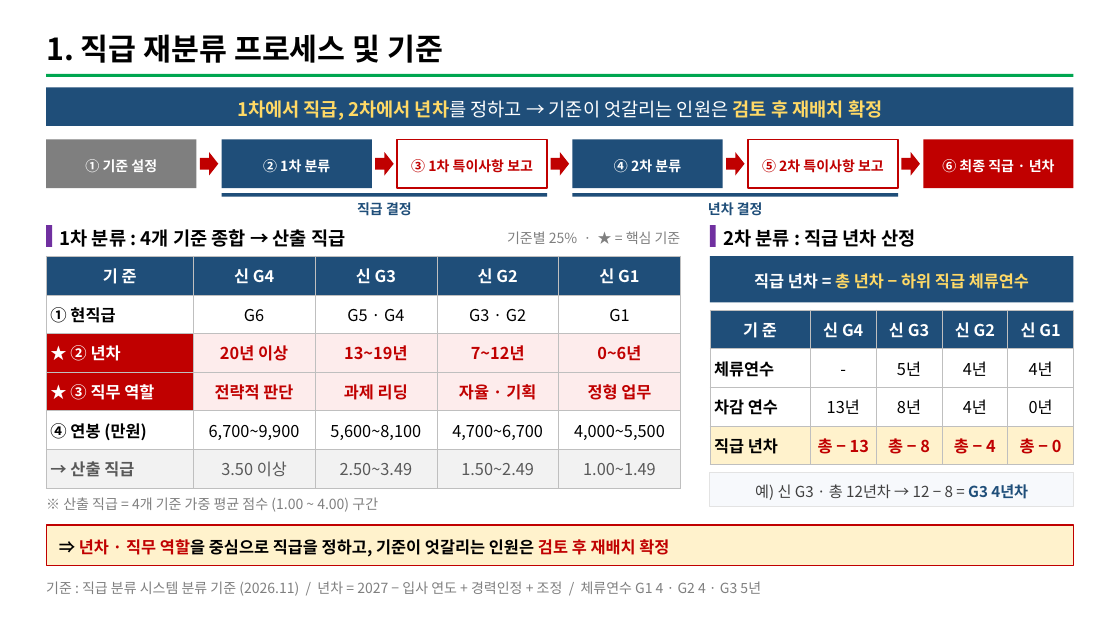
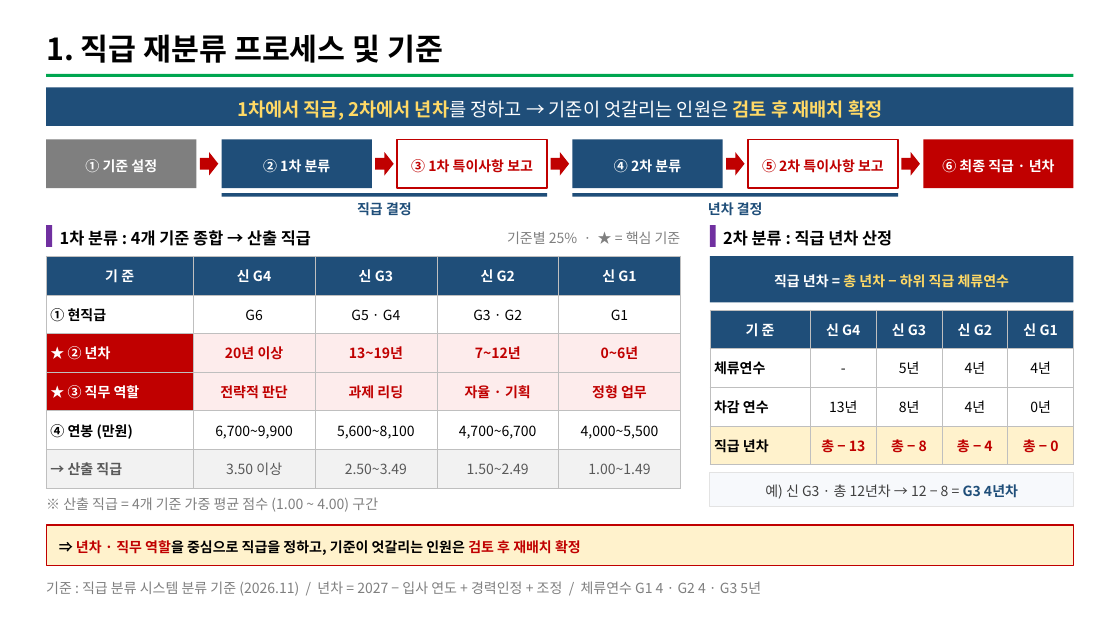
Before and after one commit to chosw9187-source/30agro, a slide deck: slide 2 of tools/grade2/report/직급재분류_결과보고(안).pptx. Drawn at 1120x630 pixels with LibreOffice and Linux fonts; fonts in the diff are those of the drawing. Boxes give left, top, right and bottom in pixels: in the first picture for what was removed or moved away, otherwise in the second. Text is boxed around its words. In the diff, an @@ line names an element or a change of style, - is before the commit and + after.

```diff
--- a/tools/grade2/report/직급재분류_결과보고(안).pptx
+++ b/tools/grade2/report/직급재분류_결과보고(안).pptx
@@ text "1차 분류 : 4개 기준 ..." at (60, 230, 311, 246): size 16 to 14 pt @@
@@ text "2차 분류 : 직급 년차 ..." at (723, 230, 892, 246): size 16 to 14 pt @@
@@ table at (46, 256, 681, 488) @@
@@ size 14 to 12 pt @@
@@ rectangle "직급 년차 = 총 년차 ..." at (710, 256, 1074, 302): size 14 to 12 pt @@
@@ table at (710, 310, 1073, 465) @@
@@ size 14 to 12 pt @@
@@ rectangle "예) 신 G3 · 총 ..." at (710, 473, 1074, 507): size 13 to 12 pt @@
@@ rectangle "⇒ 년차 · 직무 역할을 ..." at (46, 525, 1074, 565): size 14 to 12 pt @@
```
Also in this commit, not shown: 6 other slides changed, 2 other files.
